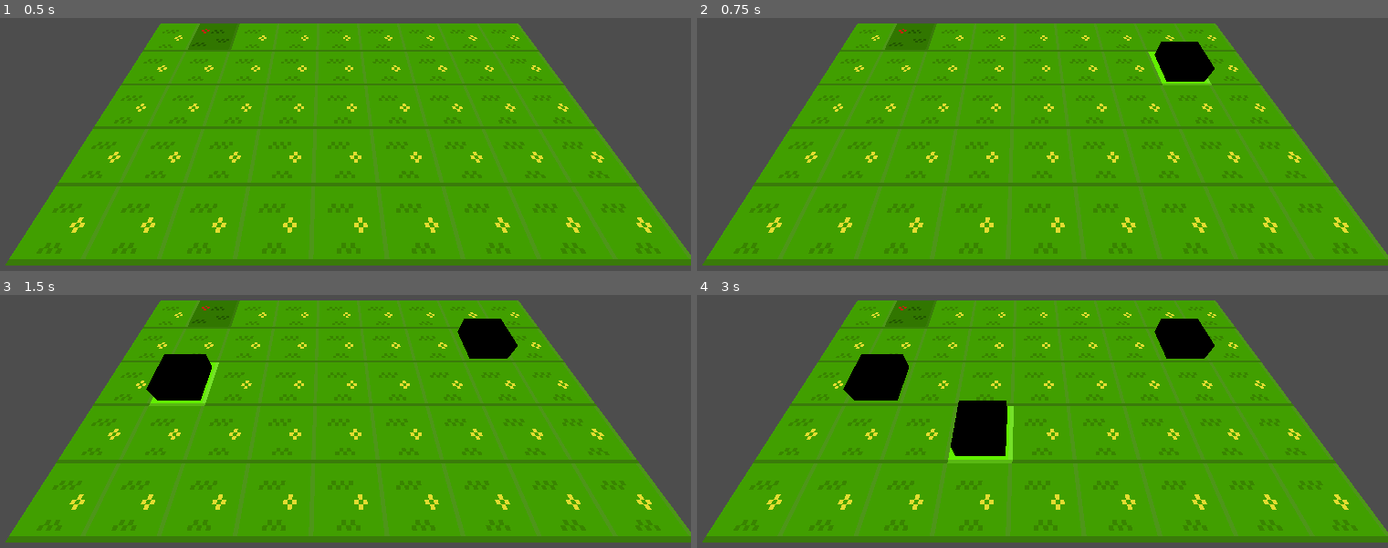
Above: before the commit, frames 1-4 (two rows, left to right).
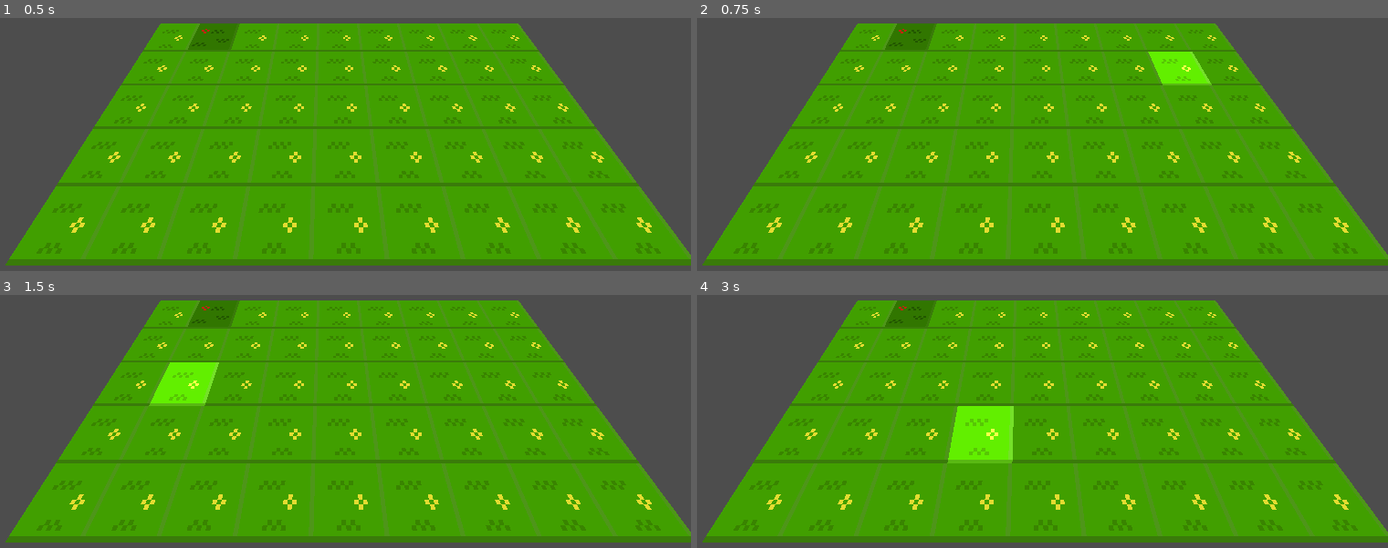
Above: after the commit, the same moments.

Repository: Legocrocs/Plants-vs-Clankers-3D
Game: Godot game, scene res://scenes/main_game/main_game.tscn
The game is run twice, just before and just after one commit, with the same random seed, the same clock (stepped at 60 frames per second) and the same inputs.
Inputs (mouse positions are in pixels of both pictures, inside the frame that each line leads up to):
- Up to frame 1 (0.5 s): no input
- Up to frame 2 (0.75 s): tap Enter at 0.5 s; move the mouse to (1180, 58) at 0.52 s; click (1180, 58) at 0.67 s
- Up to frame 3 (1.5 s): tap Space at 1.25 s; move the mouse to (179, 375) at 1.27 s; click (179, 375) at 1.42 s
- Up to frame 4 (3 s): tap Enter at 2 s; move the mouse to (outside the picture) at 2.02 s; click (outside the picture) at 2.17 s; tap Space at 2.75 s; move the mouse to (987, 436) at 2.77 s; click (987, 436) at 2.92 s

Frame 1 is identical in both runs. In frame 2, 1.1% of the frame differs, in the area x 66-75%, y 9-26%; in frame 3, 2.5%; in frame 4, 4.2%, in the area x 21-75%, y 9-64%.

Commit message:
tower placement

Diff:
--- a/plants-vs-clankers-3d/project.godot
+++ b/plants-vs-clankers-3d/project.godot
@@ -14,3 +14,10 @@
 run/main_scene="uid://c6u5hosuitkdd"
 config/features=PackedStringArray("4.5", "Forward Plus")
 config/icon="res://icon.svg"
+
+[file_customization]
+
+folder_colors={
+"res://scenes/main_game/": "yellow",
+"res://scenes/towers/": "green"
+}
--- a/plants-vs-clankers-3d/scenes/main_game/main_game.tscn
+++ b/plants-vs-clankers-3d/scenes/main_game/main_game.tscn
@@ -11,7 +11,6 @@
 [node name="Lane0" type="Node3D" parent="Lanes"]
 
 [node name="Tile0" parent="Lanes/Lane0" instance=ExtResource("1_r0gx5")]
-grid_position = null
 
 [node name="Tile1" parent="Lanes/Lane0" instance=ExtResource("1_r0gx5")]
 transform = Transform3D(1, 0, 0, 0, 1, 0, 0, 0, 1, 1.28, 0, 0)
--- a/plants-vs-clankers-3d/scenes/main_game/scripts/tiles.gd
+++ b/plants-vs-clankers-3d/scenes/main_game/scripts/tiles.gd
@@ -18,6 +18,21 @@
 
 	if not Engine.is_editor_hint():
 		_setup_collision()
+
+func _input(event):
+	if event is InputEventMouseButton and event.pressed and event.button_index == MOUSE_BUTTON_LEFT:
+		if is_hovered and can_occupy():
+			_place_test_tower()
+
+func _place_test_tower():
+	var tower_scene = load("res://scenes/towers/tower_3D.tscn")
+	var new_tower = tower_scene.instantiate()
+
+	get_parent().add_child(new_tower)
+
+
+	occupy(new_tower)
+	print("Beanshooter (Mesh) placed at: ", grid_position)
 
 func _setup_collision():
 	var static_body = StaticBody3D.new()
--- /dev/null
+++ b/plants-vs-clankers-3d/scenes/towers/beanshooter/beanshooter_sprite.gd
@@ -0,0 +1,12 @@
+extends Node2D
+
+@export var tower_name: String = "Beanshooter"
+
+# Called when the node enters the scene tree for the first time.
+func _ready() -> void:
+	$AnimatedSprite2D.play("idle")
+
+
+# Called every frame. 'delta' is the elapsed time since the previous frame.
+func _process(delta: float) -> void:
+	pass
--- /dev/null
+++ b/plants-vs-clankers-3d/scenes/towers/beanshooter/beanshooter_sprite.tscn
@@ -0,0 +1,50 @@
+[gd_scene load_steps=8 format=3 uid="uid://c432rodc2p63p"]
+
+[ext_resource type="Script" uid="uid://bx8q7qxydr4hi" path="res://scenes/towers/beanshooter/beanshooter_sprite.gd" id="1_111ay"]
+[ext_resource type="Texture2D" uid="uid://gj46t7fdq1j4" path="res://assets/towers/beanshooter_sprite.png" id="1_c042o"]
+
+[sub_resource type="AtlasTexture" id="AtlasTexture_c042o"]
+atlas = ExtResource("1_c042o")
+region = Rect2(0, 0, 16, 16)
+
+[sub_resource type="AtlasTexture" id="AtlasTexture_111ay"]
+atlas = ExtResource("1_c042o")
+region = Rect2(16, 0, 16, 16)
+
+[sub_resource type="AtlasTexture" id="AtlasTexture_n4252"]
+atlas = ExtResource("1_c042o")
+region = Rect2(32, 0, 16, 16)
+
+[sub_resource type="AtlasTexture" id="AtlasTexture_eupqa"]
+atlas = ExtResource("1_c042o")
+region = Rect2(48, 0, 16, 16)
+
+[sub_resource type="SpriteFrames" id="SpriteFrames_111ay"]
+animations = [{
+"frames": [{
+"duration": 1.0,
+"texture": SubResource("AtlasTexture_c042o")
+}, {
+"duration": 1.0,
+"texture": SubResource("AtlasTexture_111ay")
+}, {
+"duration": 1.0,
+"texture": SubResource("AtlasTexture_n4252")
+}, {
+"duration": 1.0,
+"texture": SubResource("AtlasTexture_eupqa")
+}],
+"loop": true,
+"name": &"idle",
+"speed": 5.0
+}]
+
+[node name="BeanshooterSprite" type="Node2D"]
+script = ExtResource("1_111ay")
+
+[node name="AnimatedSprite2D" type="AnimatedSprite2D" parent="."]
+texture_filter = 1
+position = Vector2(32, 32)
+sprite_frames = SubResource("SpriteFrames_111ay")
+animation = &"idle"
+frame_progress = 0.07950812
--- /dev/null
+++ b/plants-vs-clankers-3d/scenes/towers/scripts/tower_3d.gd
@@ -0,0 +1,40 @@
+@tool
+extends Node3D
+
+# Now you just type "beanshooter" or "sunflower" in the inspector!
+@export var tower_name_id: String = "":
+	set(value):
+		tower_name_id = value
+		if Engine.is_editor_hint():
+			_update_sprite()
+
+func _ready():
+	_update_sprite()
+
+func setup_tower(tower_2d_scene: PackedScene):
+	var viewport = $SubViewport
+	for child in viewport.get_children():
+		child.free()
+
+	var tower_instance = tower_2d_scene.instantiate()
+	viewport.add_child(tower_instance)
+
+
+func _update_sprite():
+	if tower_name_id == "": return
+
+	# Automatically finds res://scenes/towers/beanshooter/beanshooter_sprite.tscn
+	var sprite_path = "res://scenes/towers/" + tower_name_id + "/" + tower_name_id + "_sprite.tscn"
+	var sprite_scene = load(sprite_path)
+
+	if sprite_scene:
+		var viewport = $SubViewport
+		# Clear old sprites
+		for child in viewport.get_children():
+			child.free()
+
+		# Instance the 2D logic/animation scene
+		var tower_instance = sprite_scene.instantiate()
+		viewport.add_child(tower_instance)
+	else:
+		push_error("Tower Anchor: Could not find sprite at " + sprite_path)
--- /dev/null
+++ b/plants-vs-clankers-3d/scenes/towers/tower_3D.tscn
@@ -0,0 +1,25 @@
+[gd_scene load_steps=4 format=3 uid="uid://cafuvfkensmok"]
+
+[ext_resource type="Script" uid="uid://csjbpbqh22rc4" path="res://scenes/towers/scripts/tower_3d.gd" id="1_jp47s"]
+
+[sub_resource type="ViewportTexture" id="ViewportTexture_jp47s"]
+viewport_path = NodePath("SubViewport")
+
+[sub_resource type="SphereMesh" id="SphereMesh_8v44o"]
+
+[node name="Tower3d" type="Node3D"]
+script = ExtResource("1_jp47s")
+
+[node name="SubViewport" type="SubViewport" parent="."]
+transparent_bg = true
+size = Vector2i(64, 64)
+render_target_update_mode = 4
+
+[node name="Sprite3D" type="Sprite3D" parent="."]
+texture_filter = 0
+texture = SubResource("ViewportTexture_jp47s")
+
+[node name="MeshInstance3D" type="MeshInstance3D" parent="."]
+transform = Transform3D(0.23, 0, 0, 0, 0.23, 0, 0, 0, 0.23, 0, 0.37, 0)
+visible = false
+mesh = SubResource("SphereMesh_8v44o")
Binary file added: plants-vs-clankers-3d/assets/towers/beanshooter_sprite.png
Not shown, added: plants-vs-clankers-3d/assets/towers/beanshooter_sprite.png.import
Not shown, added: plants-vs-clankers-3d/scenes/towers/beanshooter/beanshooter_sprite.gd.uid
Not shown, added: plants-vs-clankers-3d/scenes/towers/scripts/tower_3d.gd.uid
